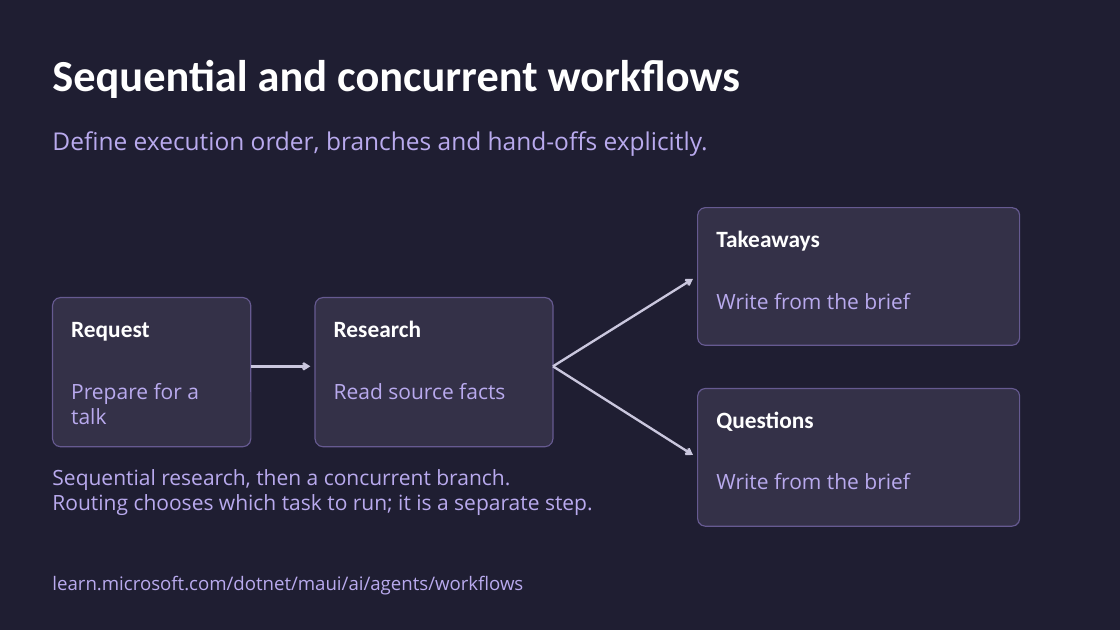
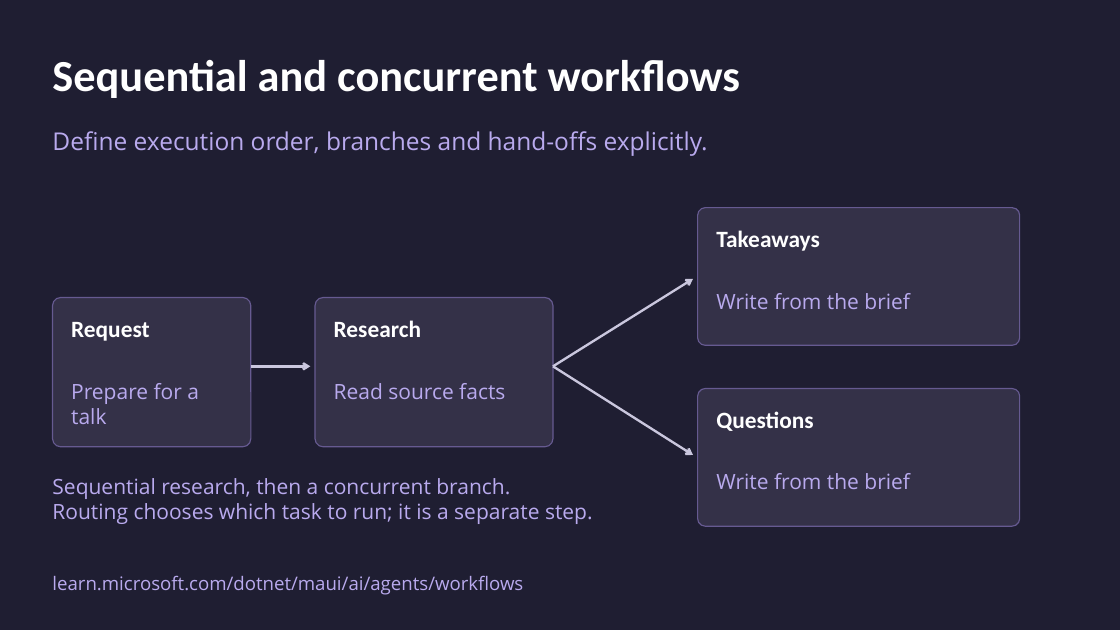
Before and after one commit to mattleibow/dotnetconf2026, a slide deck: slide 30 of slides.pptx. Drawn at 1120x630 pixels with LibreOffice and Linux fonts; fonts in the diff are those of the drawing. Boxes give left, top, right and bottom in pixels: in the first picture for what was removed or moved away, otherwise in the second. Text is boxed around its words. In the diff, an @@ line names an element or a change of style, - is before the commit and + after.

```diff
--- a/slides.pptx
+++ b/slides.pptx
@@ text "Sequential research, then a concurrent ...": place and size @@
-text "Sequential research, then a concurrent ..." at <box>52,469,593,515</box>
+text "Sequential research, then a concurrent ..." at <box>52,478,593,524</box>
```
Also in this commit, not shown: 5 other slides changed, 2 slides added, 2 slides removed.
